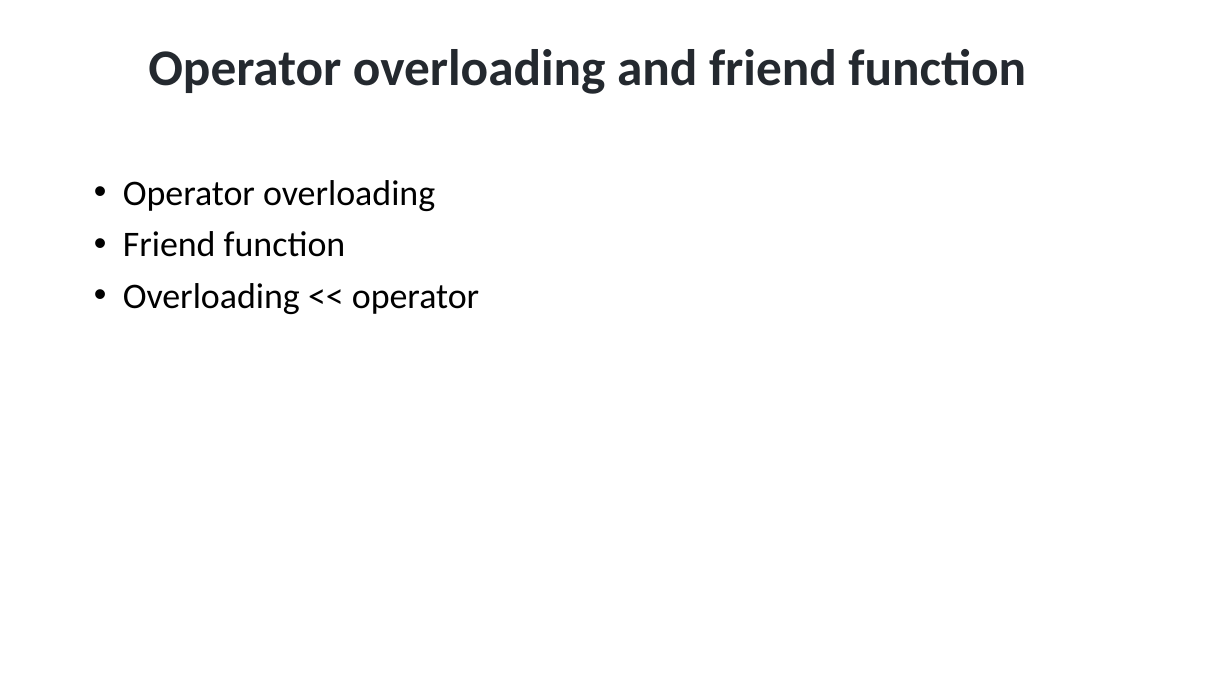
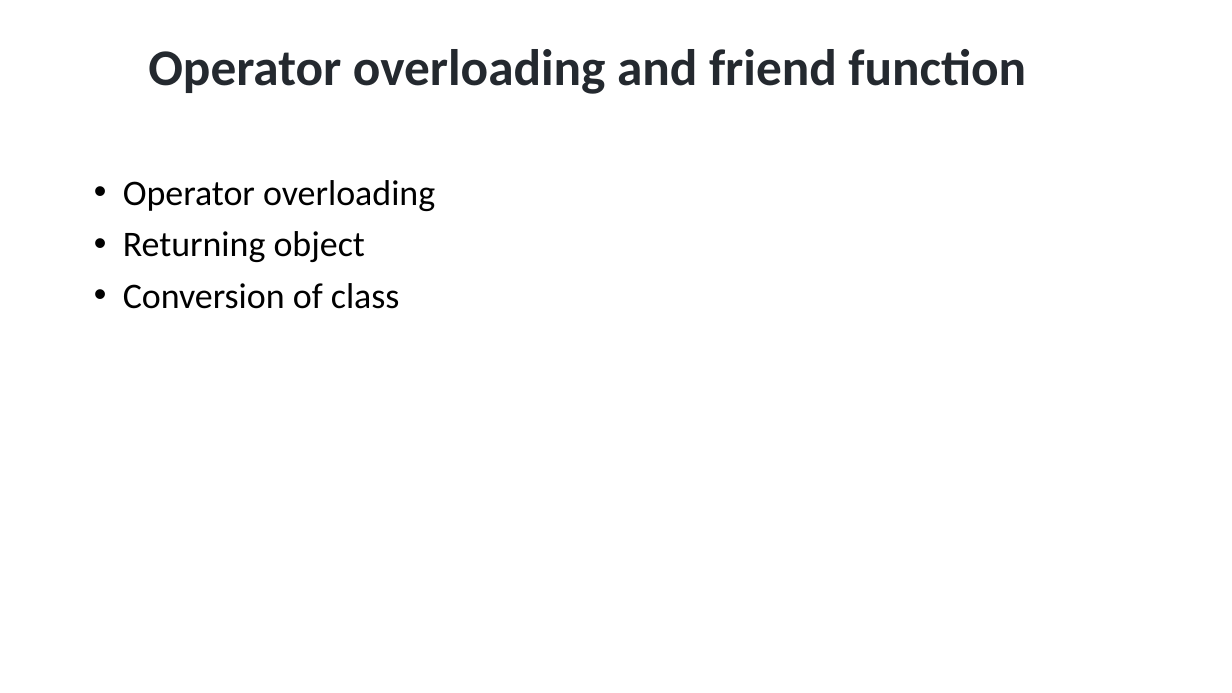
Before and after one commit to ShiqiYu/CPP, a slide deck: slide 2 of week10/Lab10.pptx. Drawn at 1232x693 pixels with LibreOffice and Linux fonts; fonts in the diff are those of the drawing; background and template pictures are left out. Boxes give left, top, right and bottom in pixels: in the first picture for what was removed or moved away, otherwise in the second. Text is boxed around its words. In the diff, an @@ line names an element or a change of style, - is before the commit and + after.

```diff
--- a/week10/Lab10.pptx
+++ b/week10/Lab10.pptx
@@ text at (123,231,400,309): text changed @@
-• Friend function
-• Overloading << operator
+• Returning object
+• Conversion of class
```
Also in this commit, not shown: 3 other slides changed, 9 slides added, 7 slides removed, 1 other file.
